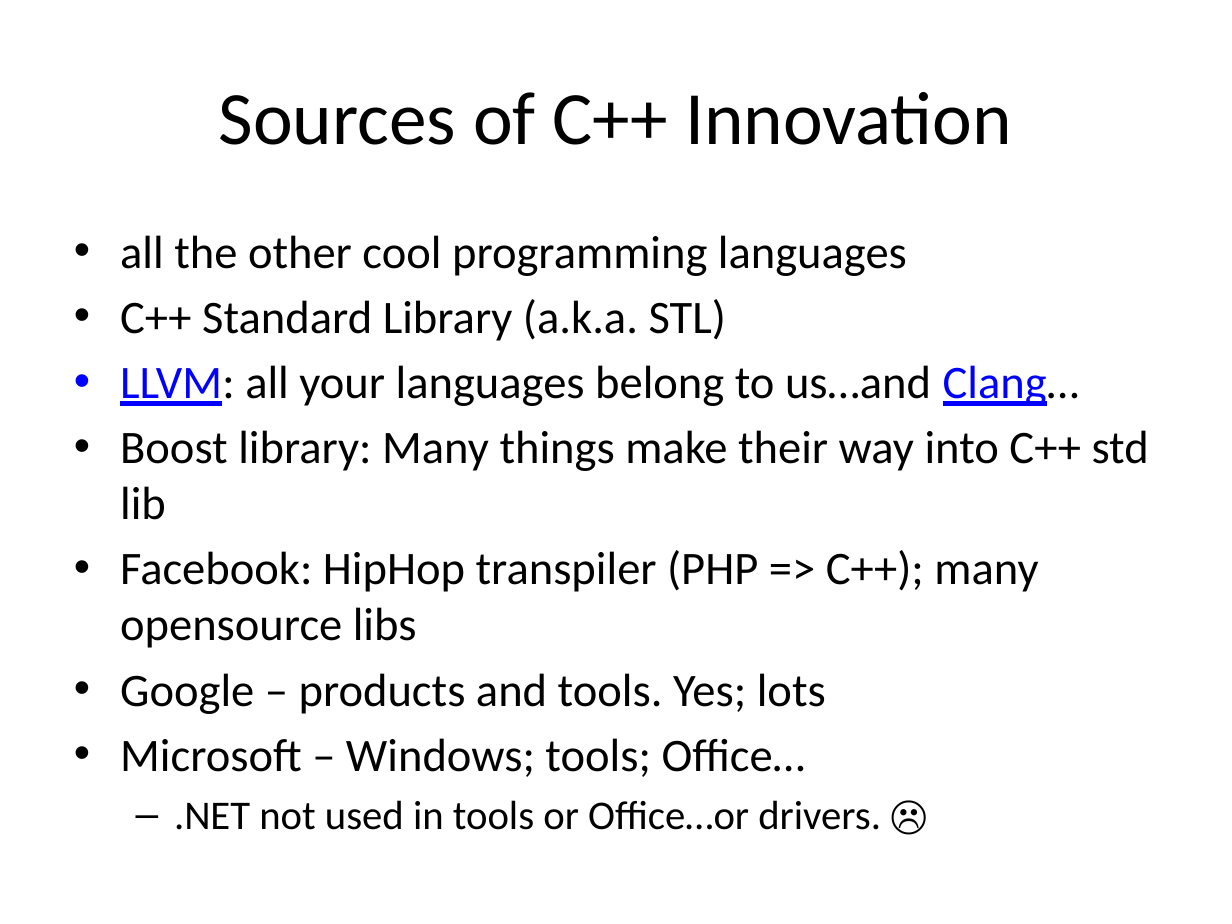
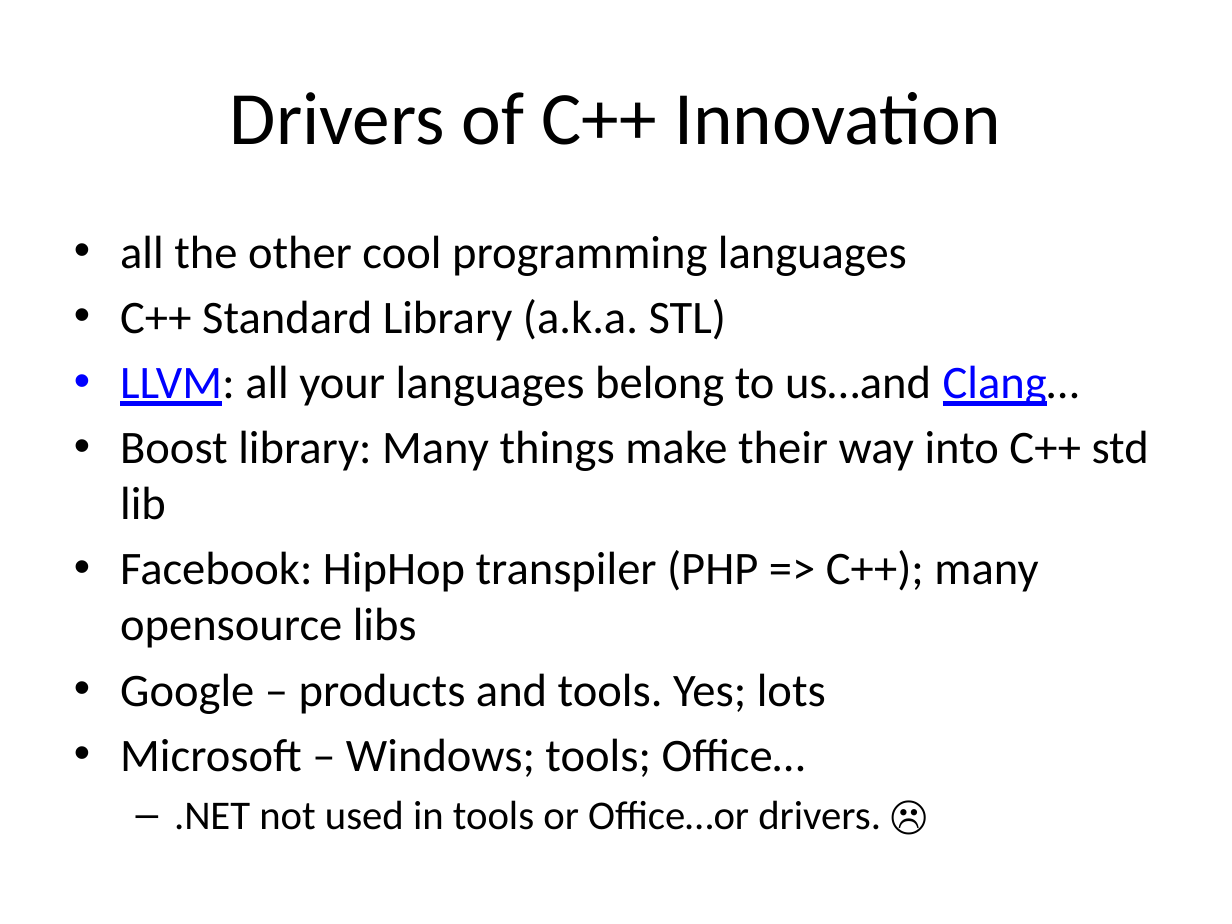
Before and after one commit to fellmad/FunWithCpp11, a slide deck: slide 18 of doc/Fun_with_C++11.pptx (slide 17 before the commit). Drawn at 1232x924 pixels with LibreOffice and Linux fonts; fonts in the diff are those of the drawing. Boxes give left, top, right and bottom in pixels: in the first picture for what was removed or moved away, otherwise in the second. Text is boxed around its words. In the diff, an @@ line names an element or a change of style, - is before the commit and + after.

```diff
--- a/doc/Fun_with_C++11.pptx
+++ b/doc/Fun_with_C++11.pptx
@@ title at [230,92,1001,145]: text changed @@
-Sources of C++ Innovation
+Drivers of C++ Innovation
```
Also in this commit, not shown: 5 other slides changed, 2 slides added.
